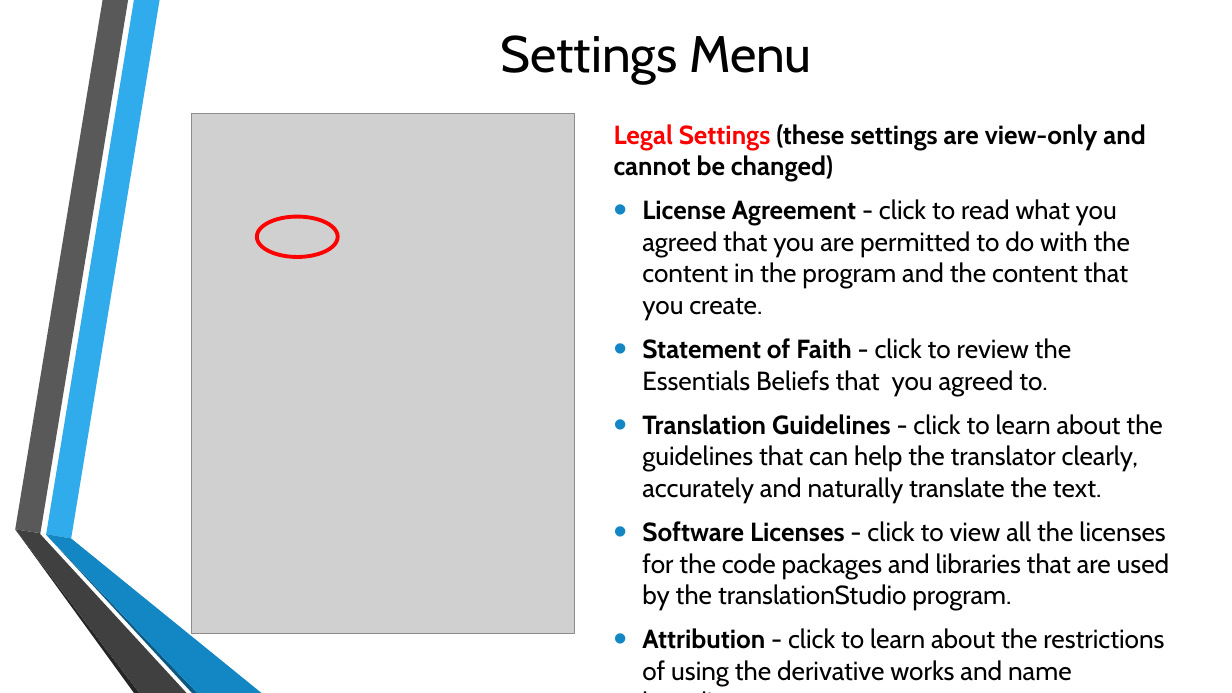
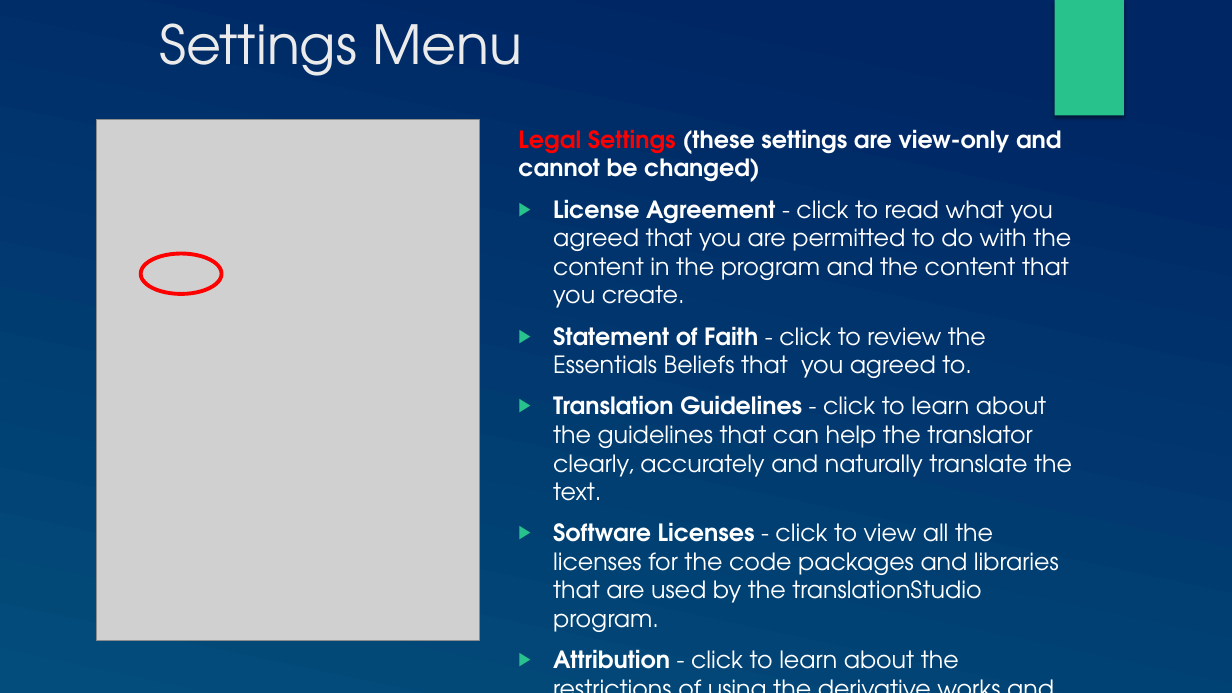
Before and after one commit to mondele/btt-writer-docs, a slide deck: slide 6 of docs/DChangeSettings.pptx. Drawn at 1232x693 pixels with LibreOffice and Linux fonts; fonts in the diff are those of the drawing; grey boxes stand for pictures; background and template pictures are left out. Boxes give left, top, right and bottom in pixels: in the first picture for what was removed or moved away, otherwise in the second. Text is boxed around its words. In the diff, an @@ line names an element or a change of style, - is before the commit and + after.

```diff
--- a/docs/DChangeSettings.pptx
+++ b/docs/DChangeSettings.pptx
@@ background picture (left out) to gradient #002664 to #024E7B @@
@@ title "Settings Menu" at bbox=[159, 23, 522, 76]: size 40 to 42 pt, font Cabin to TeX Gyre Adventor, text colour #000000 to #EBEBEB; alignment centre to left; vertical alignment middle to top @@
@@ rectangle added at bbox=[1055, 0, 1124, 116], fill #28C28C @@
@@ picture: place and size @@
-picture at bbox=[191, 114, 575, 634]
+picture at bbox=[96, 120, 480, 640]
@@ text "Legal Settings (these settings are ...": place and size @@
-text "Legal Settings (these settings are ..." at bbox=[614, 124, 1169, 686]
+text "Legal Settings (these settings are ..." at bbox=[518, 129, 1072, 680]
@@ text "Legal Settings (these settings are ..." at bbox=[518, 129, 1072, 680]: size 20.4 to 18.5 pt, font Cabin to TeX Gyre Adventor, text colour #000000 to #FFFFFF; bullet • to ▶; bullet colour #1287C3 to #28C28C @@
@@ ellipse: place and size @@
-ellipse at bbox=[257, 216, 338, 257]
+ellipse at bbox=[140, 253, 222, 294]
@@ group removed at bbox=[15, 0, 262, 693]: 6 freeform shapes @@
```
Also in this commit, not shown: 8 other slides changed, 1 other file.
